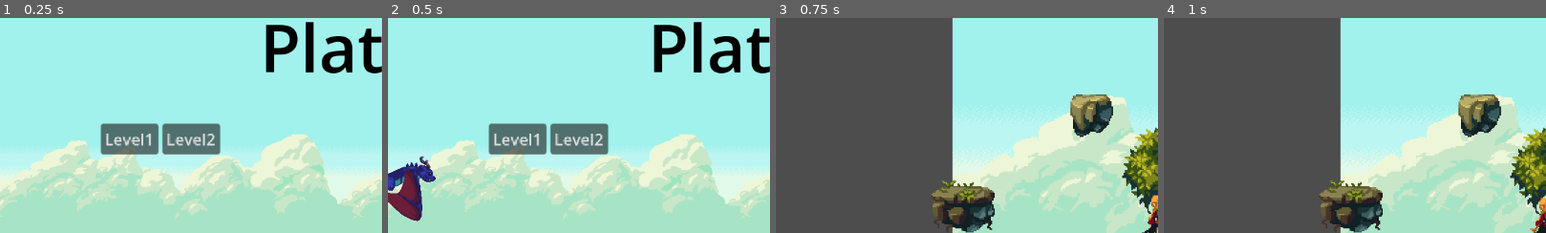
Above: before the commit, frames 1-4 (left to right).
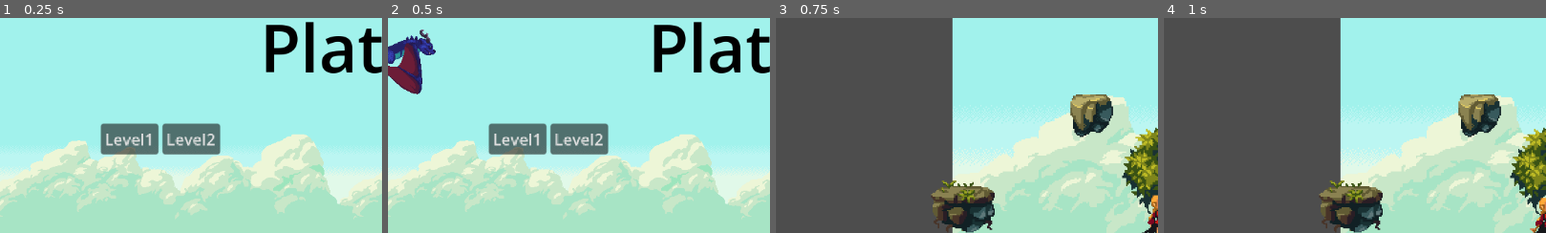
Above: after the commit, the same moments.

Repository: boovle2/plataeu
Game: Godot game, scene res://home_screen.tscn
Same seed, same stepped clock (60 frames per second), same inputs: the game is played once before the commit and once after it. Sound files missing from this copy of the repository are replaced by a short silence.
Inputs:
- Up to frame 1 (0.25 s): no input
- Up to frame 2 (0.5 s): no input
- Up to frame 3 (0.75 s): click "Level1" at 0.5 s
- Up to frame 4 (1 s): no input
The pictures show only the part of the screen within x 0-50%, y 10-60%; the shares and areas given below are measured in that part.

Frame 1 is identical in both runs. In frame 2, 4.4% of the frame differs, in the area x 0-13%, y 5-95%; in frame 3, nothing differs; in frame 4, nothing differs.

Commit message:
random dragon position

Diff:
--- a/plataeu/sunny_dragon.gd
+++ b/plataeu/sunny_dragon.gd
@@ -4,6 +4,9 @@
 
 
 var Speed = 300
+
+func _ready() -> void:
+	position.y = randf_range(40, 500)
 
 func _process(delta: float) -> void:
 	position.x += Speed * delta
